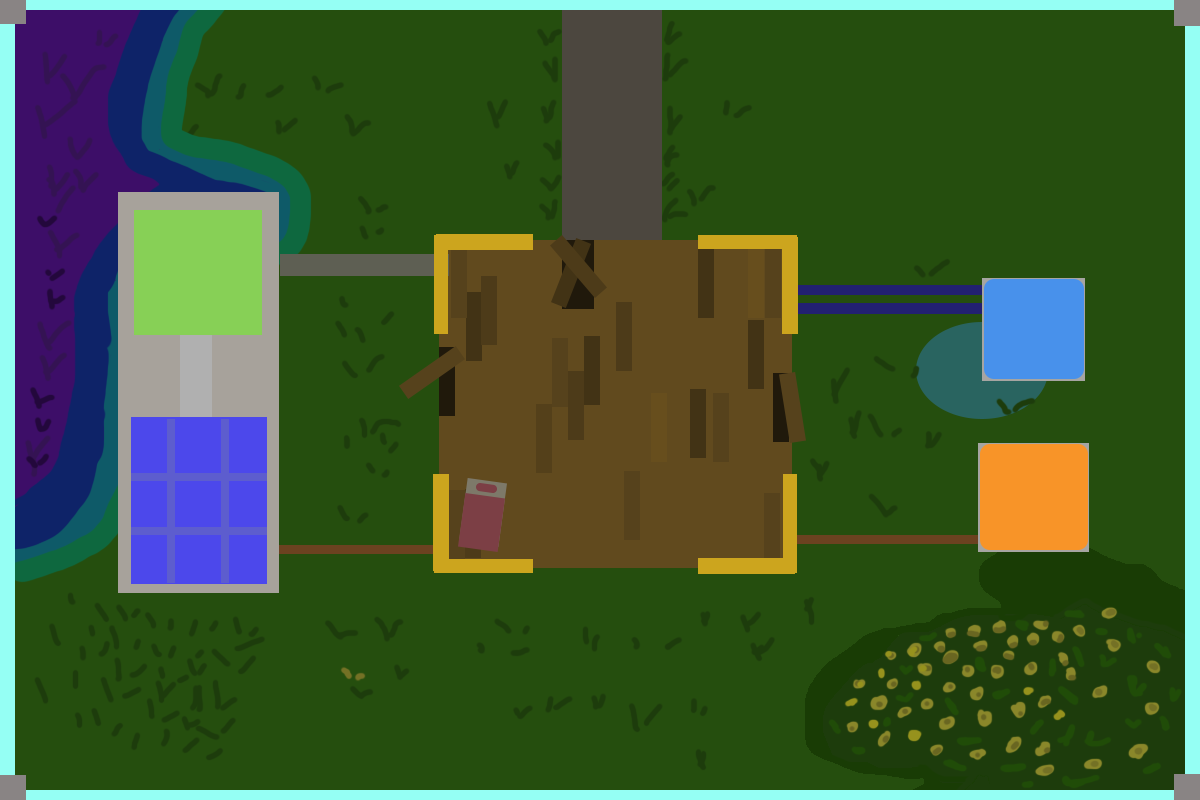
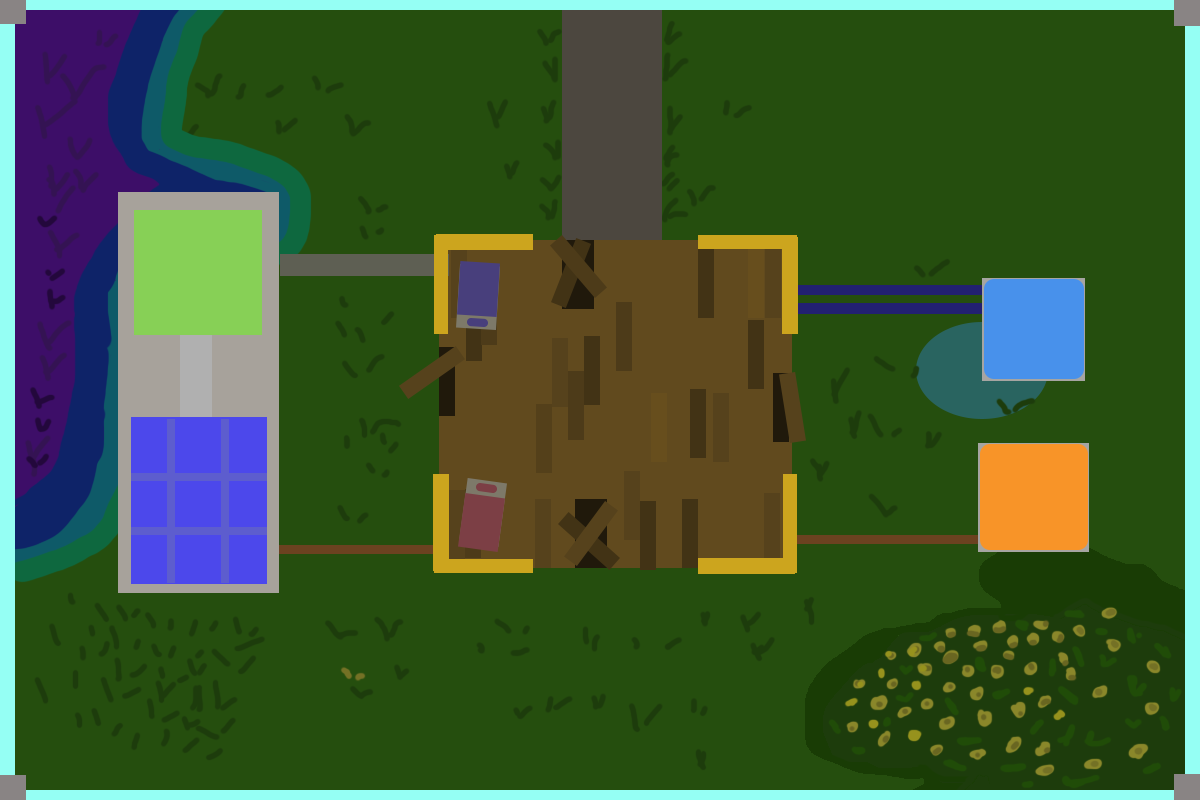
Layered file, before and after one edit (w=1200, h=800). Changes by layer:
added group "Bunch of beds" with 8 layers in group "Ground" over (456, 261, 500, 330)
added group "Bed" (1st of 2, in "PaintStuff" › "Ground" › "Bunch of beds") with 3 layers in group "Bunch of beds" over (456, 261, 500, 330)
added layer "Rounded Rectangle 1" (1st of 2, in "PaintStuff" › "Ground" › "Bunch of beds" › "Bed") in group "Bed" over (467, 318, 488, 327)
added layer "Rectangle 11" (1st of 4, in "PaintStuff" › "Ground" › "Bunch of beds" › "Bed") in group "Bed" over (457, 261, 500, 317)
added layer "Rectangle 11" (2nd of 4, in "PaintStuff" › "Ground" › "Bunch of beds" › "Bed") in group "Bed" over (456, 264, 500, 330)
added layer "Rectangle 21" (13th of 34, in "PaintStuff" › "Ground" › "Extra wood") in group "Extra wood" over (564, 501, 618, 566)
added layer "Rectangle 21" (14th of 34, in "PaintStuff" › "Ground" › "Extra wood") in group "Extra wood" over (535, 499, 551, 568)
added layer "Rectangle 21" (22nd of 34, in "PaintStuff" › "Ground" › "Extra wood") in group "Extra wood" over (640, 501, 656, 570)
added layer "Rectangle 21" (23rd of 34, in "PaintStuff" › "Ground" › "Extra wood") in group "Extra wood" over (682, 499, 698, 568)
added layer "Rectangle 21" (26th of 34, in "PaintStuff" › "Ground" › "Extra wood") in group "Extra wood" over (558, 512, 620, 570)
added layer "Rectangle 21" (29th of 34, in "PaintStuff" › "Ground" › "Extra wood") in group "Extra wood" over (575, 499, 591, 568)
added layer "Rectangle 21" (30th of 34, in "PaintStuff" › "Ground" › "Extra wood") in group "Extra wood" over (591, 499, 607, 568)
